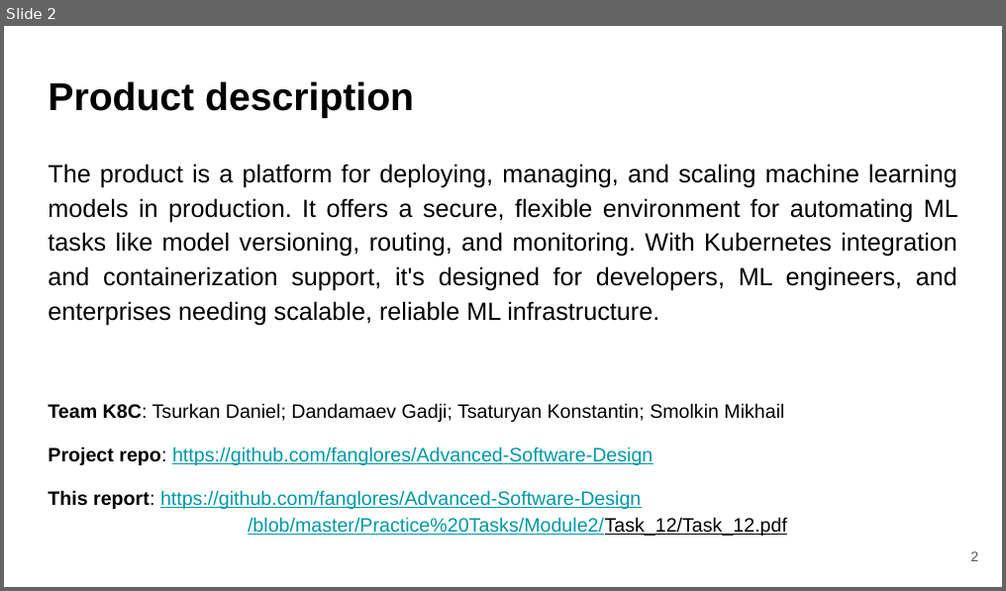
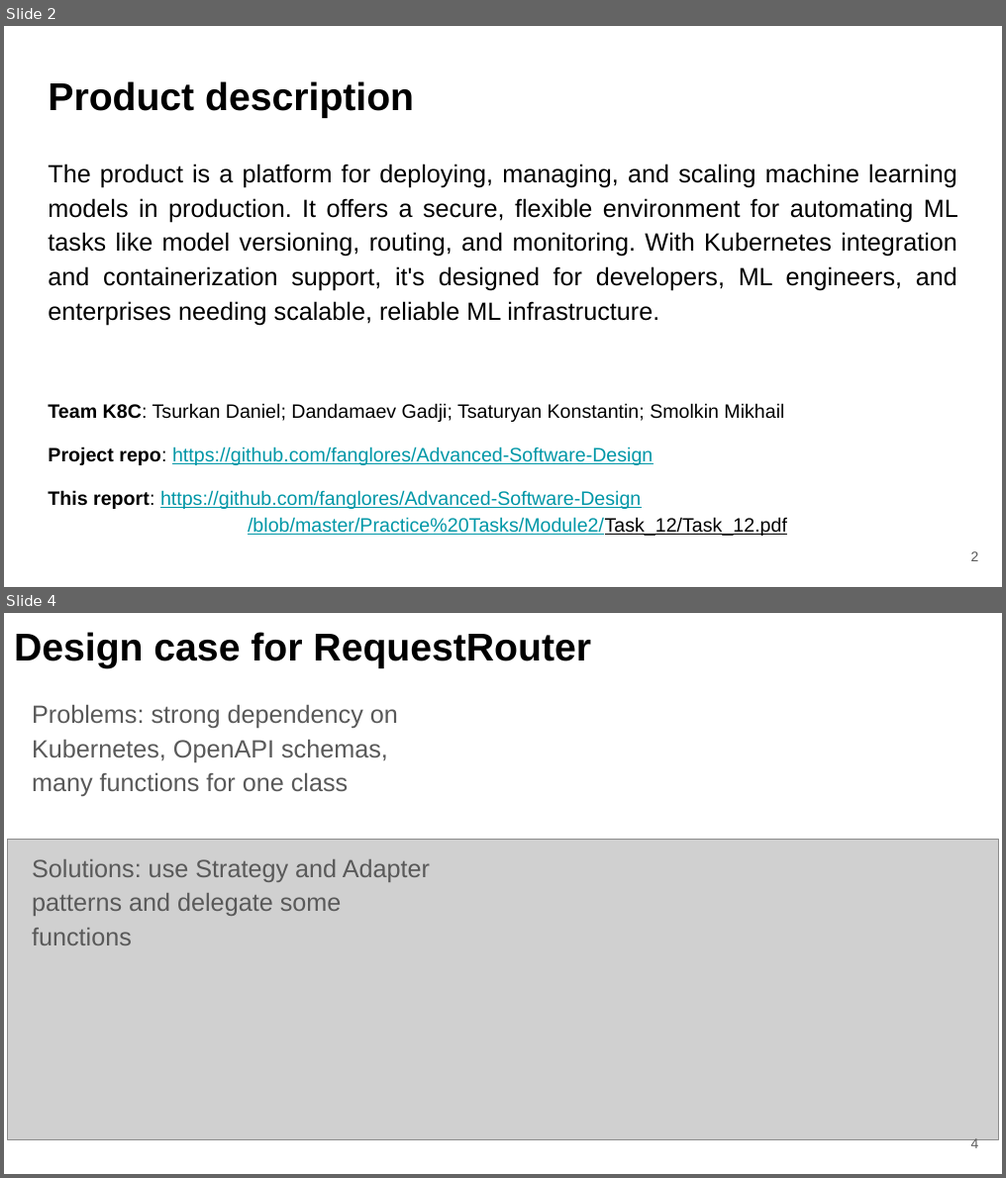
Before and after one commit to fanglores/Advanced-Software-Design, a slide deck: PracticeTasks/Module2/Task_12/Task_12.pptx. Shown one above the other, each under a label of ours: slide 2 before the commit, slides 2 and 4 after it; the slides between them are not shown. The pictures are 1006x591 and 1006x1178 pixels, drawn with LibreOffice and Linux fonts; fonts in the diff are those of the drawing; grey boxes stand for pictures. Boxes give left, top, right and bottom in pixels: in the first picture for what was removed or moved away, otherwise in the second. Text is boxed around its words. In the diff, an @@ line names an element or a change of style, - is before the commit and + after.

Commit message:
requestrouter task12

```diff
--- a/PracticeTasks/Module2/Task_12/Task_12.pptx
+++ b/PracticeTasks/Module2/Task_12/Task_12.pptx
@@ slide 4 added at (4,613,1002,1174), background #FFFFFF @@
@@ title added at (14,632,591,668), 28 pt, text #000000, bold @@
+Design case for RequestRouter
@@ text added at (32,704,430,946), 18 pt, text #595959 @@
+Problems: strong dependency on Kubernetes, OpenAPI schemas, many functions for one class
+Solutions: use Strategy and Adapter patterns and delegate some functions
@@ picture added at (8,839,999,1140) @@
@@ page number added at (971,1138,979,1149), 10 pt, text #595959 @@
+4
```
Also in this commit, not shown: 4 slides changed, 1 slide removed, 1 other file.
